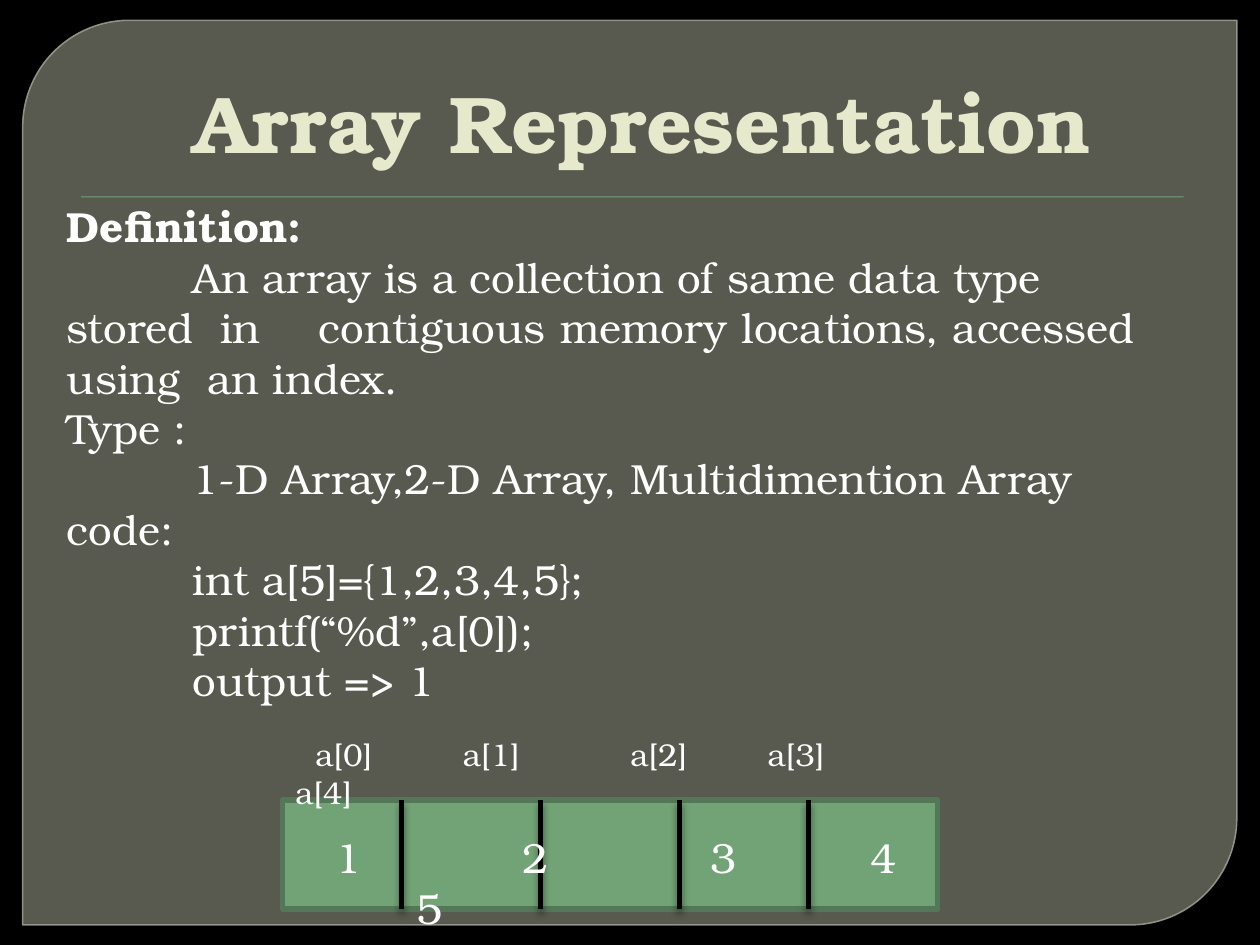
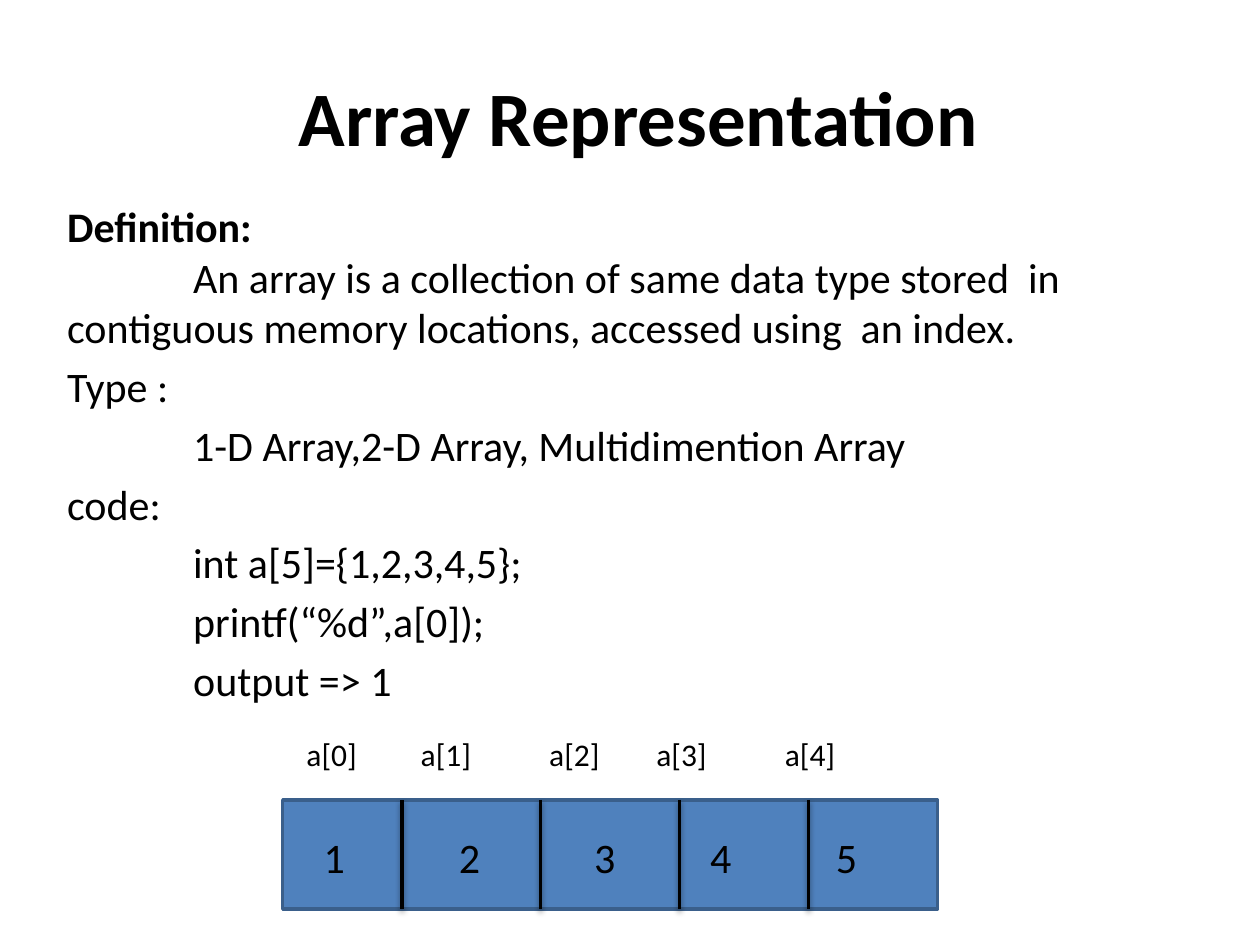
Before and after one commit to bhavyp2311/DBMS, a slide deck: slide 5 of DS/DS_PPT.pptx. Drawn at 1260x945 pixels with LibreOffice and Linux fonts; fonts in the diff are those of the drawing; background and template pictures are left out. Boxes give left, top, right and bottom in pixels: in the first picture for what was removed or moved away, otherwise in the second. Text is boxed around its words. In the diff, an @@ line names an element or a change of style, - is before the commit and + after.

```diff
--- a/DS/DS_PPT.pptx
+++ b/DS/DS_PPT.pptx
@@ background picture (left out) to #FFFFFF @@
@@ round diag rect removed at box(23, 20, 1237, 925) @@
@@ title "Array Representation" at box(299, 92, 977, 158): size 46 to 44 pt, font TeX Gyre Bonum to Calibri, text colour #E7EACB to #000000; indent changed; vertical alignment bottom to middle @@
@@ text "Definition: An array is a ..." at box(67, 212, 1060, 703): font TeX Gyre Bonum to Calibri, text colour #FFFFFF to #000000; more space between paragraphs @@
@@ rectangle removed at box(81, 197, 1183, 198) @@
@@ text "a[0] a[1] a[2] a[3] a[4]" at box(306, 743, 835, 771): font TeX Gyre Bonum to Calibri, text colour #FFFFFF to #000000 @@
@@ rectangle at box(282, 800, 937, 910): fill #72A376 to #4F81BD; outline #547957 3 pt to #3A5F8C 2 pt @@
@@ line (402, 800) - (402, 908): stroke #000000 3 pt to #000000 2 pt @@
@@ line (541, 800) - (541, 908): stroke #000000 3 pt to #000000 2 pt @@
@@ line (679, 800) - (679, 908): stroke #000000 3 pt to #000000 2 pt @@
@@ line (809, 800) - (809, 908): stroke #000000 3 pt to #000000 2 pt @@
@@ text "1 2 3 4 5" at box(324, 845, 857, 874): font TeX Gyre Bonum to Calibri, text colour #FFFFFF to #000000 @@
```
Also in this commit, not shown: 4 other slides changed, 2 slides added, 1 slide removed, 17 other files.
